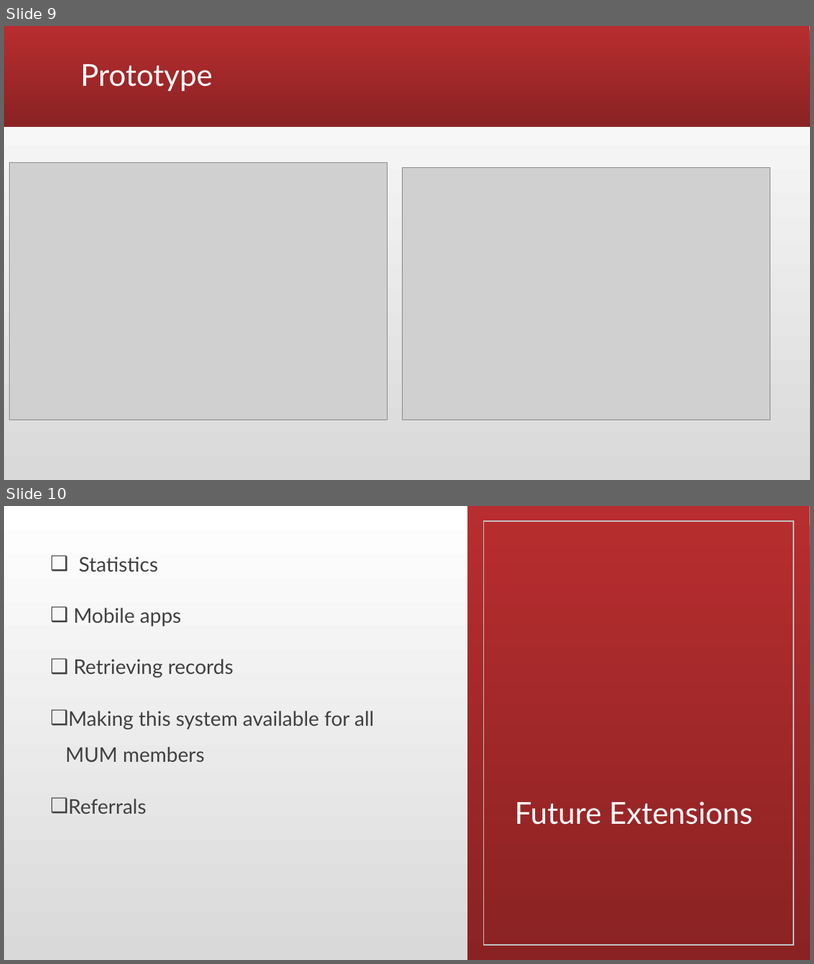
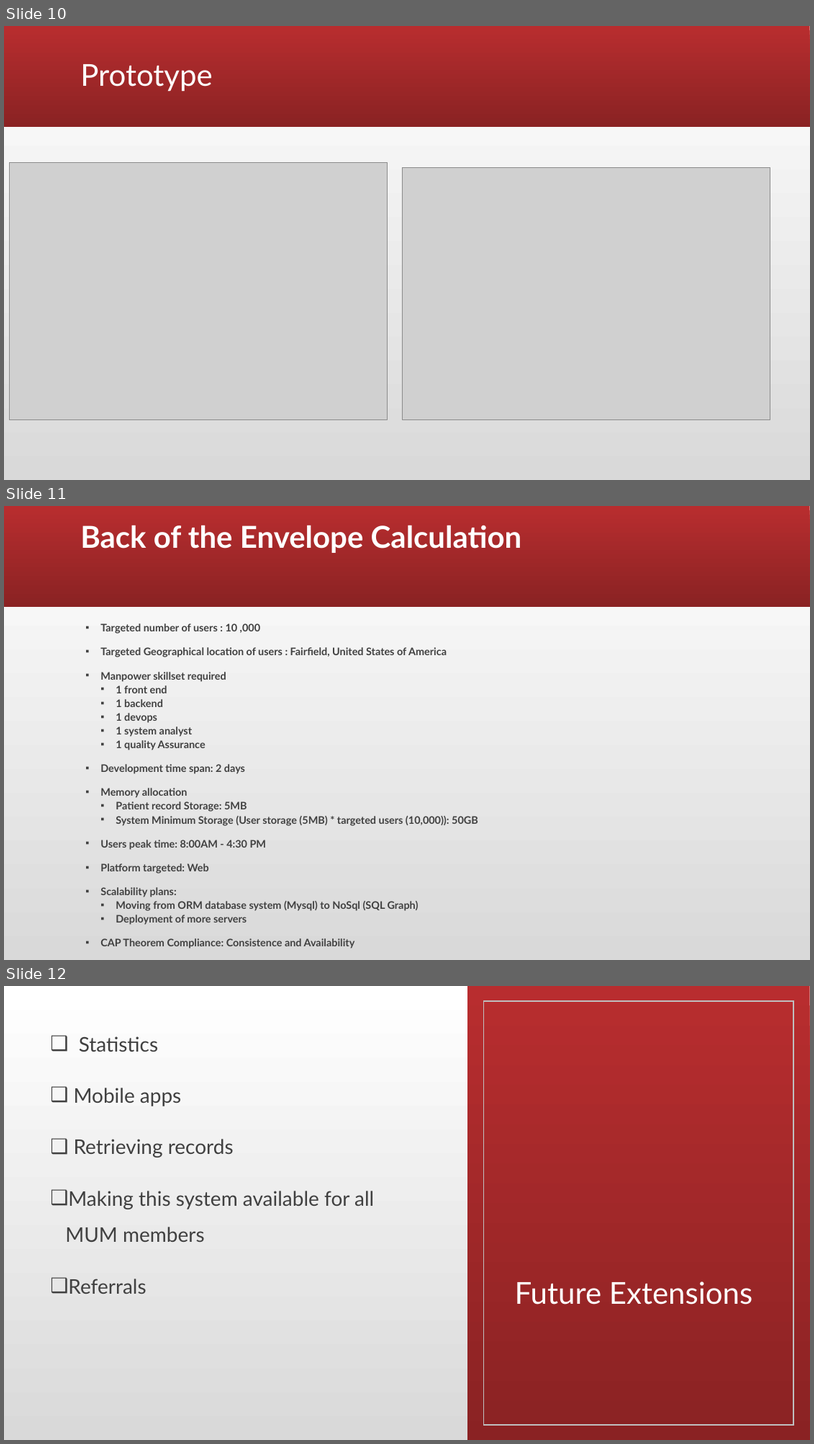
Before and after one commit to rashrayhan/t-Health, a slide deck: T-Health.ProjectPresentation.pptx. Shown one above the other, each under a label of ours: slides 9 and 10 before the commit, slides 10, 11 and 12 after it. The pictures are 814x964 and 814x1444 pixels, drawn with LibreOffice and Linux fonts; fonts in the diff are those of the drawing; grey boxes stand for pictures. Boxes give left, top, right and bottom in pixels: in the first picture for what was removed or moved away, otherwise in the second. Text is boxed around its words. In the diff, an @@ line names an element or a change of style, - is before the commit and + after.

```diff
--- a/T-Health.ProjectPresentation.pptx
+++ b/T-Health.ProjectPresentation.pptx
@@ slide 11 added at [4,506,810,960], background gradient #D9D9D9 to #FFFFFF; not listed: 1 template element that a slide beside it also shows @@
@@ title added at [80,525,522,553], 36 pt, text #FFFFFF, bold @@
+Back of the Envelope Calculation
@@ text added at [100,623,478,948], 12.3 pt, text #404040, bold @@
+▪ Targeted number of users : 10 ,000
+▪ Targeted Geographical location of users : Fairfield, United States of America
+▪ Manpower skillset required
+  ▪ 1 front end
+  ▪ 1 backend
+  ▪ 1 devops
+  ▪ 1 system analyst
+  ▪ 1 quality Assurance
+▪ Development time span: 2 days
+▪ Memory allocation
+  ▪ Patient record Storage: 5MB
+  ▪ System Minimum Storage (User storage (5MB) * targeted users (10,000)): 50GB
+▪ Users peak time: 8:00AM - 4:30 PM
+▪ Platform targeted: Web
+▪ Scalability plans:
+  ▪ Moving from ORM database system (Mysql) to NoSql (SQL Graph)
+  ▪ Deployment of more servers
+▪ CAP Theorem Compliance: Consistence and Availability
@@ what was slide 9 is now slide 10 @@
@@ what was slide 10 is now slide 12 @@
```
Also in this commit, not shown: 1 slide changed, 1 other slide added, 3 other files.
